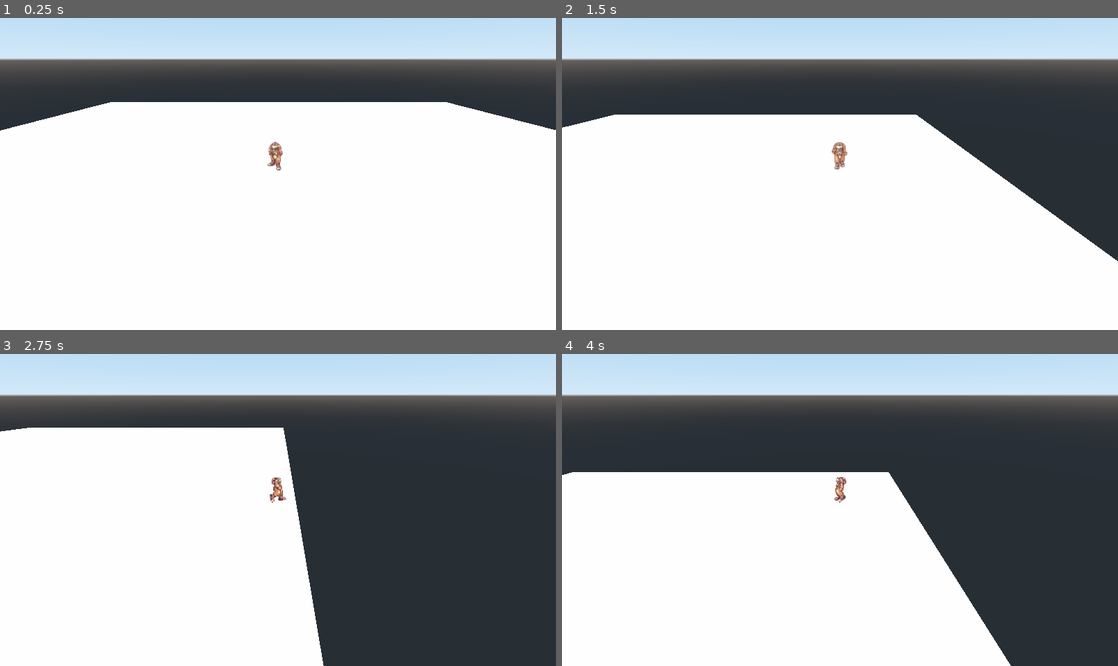
Above: before the commit, frames 1-4 (two rows, left to right).
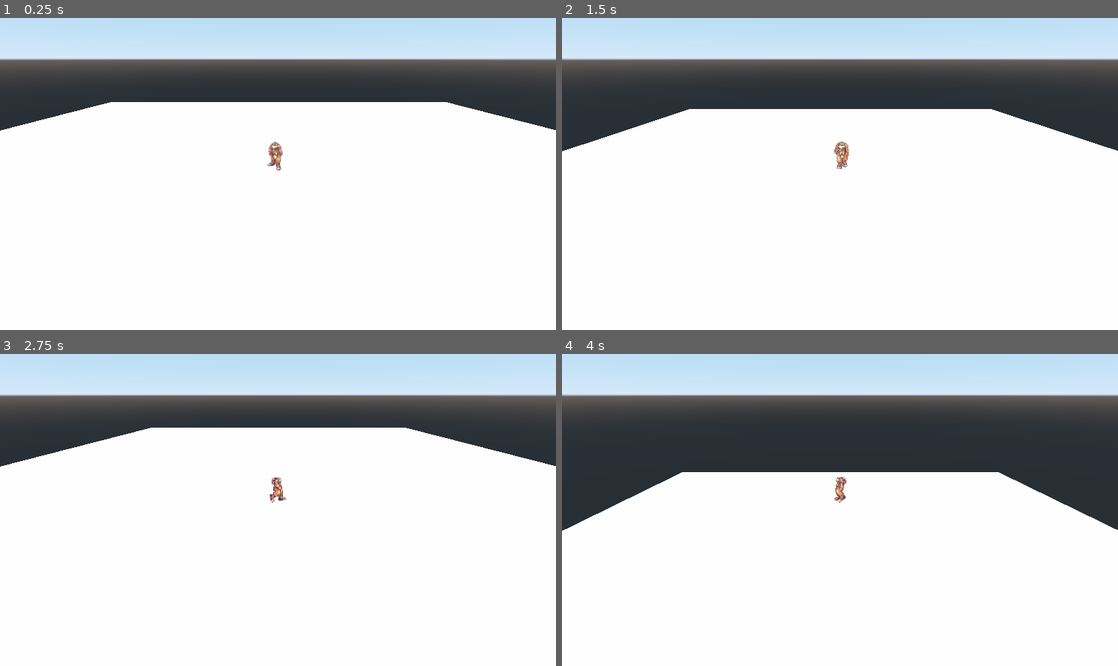
Above: after the commit, the same moments.

Repository: Tubaleviao/bolomtorok
Game: Godot game, scene res://Map.tscn
Two runs of this game, one before a commit and one after it. Both use one fixed random seed, a clock stepped at 60 frames per second and the inputs below.
Inputs (mouse positions are in pixels of both pictures, inside the frame that each line leads up to):
- Up to frame 1 (0.25 s): no input
- Up to frame 2 (1.5 s): tap Enter at 0.5 s; move the mouse to (962, 152) at 0.52 s; hold Right (ui_right) 0.53-1.28 s; hold Ctrl (ctrl) 0.53-1.28 s; click (962, 152) at 0.67 s; tap Space (jump) at 0.77 s; move the mouse to (728, 183) at 1.27 s; hold Down (ui_down) from 1.28 s (still down); tap Ctrl (ctrl) at 1.35 s; click (728, 183) at 1.42 s
- Up to frame 3 (2.75 s): tap Space (jump) at 1.52 s; move the mouse to (333, 432) at 2.02 s; release Down (ui_down) at 2.03 s; hold Right (ui_right) from 2.03 s (still down); hold Ctrl (ctrl) from 2.03 s (still down); click (333, 432) at 2.17 s
- Up to frame 4 (4 s): move the mouse to (812, 569) at 2.77 s; release Right (ui_right) at 2.78 s; release Ctrl (ctrl) at 2.78 s; hold Up (ui_up) 2.78-3.53 s; tap Ctrl (ctrl) at 2.85 s; click (812, 569) at 2.92 s; tap Space (jump) at 3.02, 3.77 s; move the mouse to (1006, 553) at 3.52 s; hold Left (ui_left) from 3.53 s (still down); hold Ctrl (ctrl) from 3.53 s (still down); click (1006, 553) at 3.67 s

The runs differ from the first frame. In frame 2, 9.6% of the frame differs, in the area x 0-100%, y 29-78%; in frame 3, 35%, in the area x 0-100%, y 23-100%; in frame 4, 19%.

Commit message:
Working walking directions depending on camera position

Diff:
--- a/Map.tscn
+++ b/Map.tscn
@@ -1,7 +1,7 @@
 [gd_scene load_steps=43 format=2]
 
 [ext_resource path="res://Player/Player.tscn" type="PackedScene" id=1]
-[ext_resource path="res://Sprites/novice.png" type="Texture" id=2]
+[ext_resource path="res://python/classes/M_Novice_noBG.png" type="Texture" id=2]
 [ext_resource path="res://Sprites/Left_moviment.png" type="Texture" id=3]
 [ext_resource path="res://Sprites/Right_moviment2.png" type="Texture" id=4]
 [ext_resource path="res://Sprites/Back_Moviment_Correct.png" type="Texture" id=5]
@@ -18,169 +18,169 @@
 
 [sub_resource type="AtlasTexture" id=4]
 flags = 4
-atlas = ExtResource( 5 )
+atlas = ExtResource( 2 )
+region = Rect2( 0, 85, 73, 85 )
+
+[sub_resource type="AtlasTexture" id=5]
+flags = 4
+atlas = ExtResource( 2 )
+region = Rect2( 73, 85, 73, 85 )
+
+[sub_resource type="AtlasTexture" id=6]
+flags = 4
+atlas = ExtResource( 2 )
+region = Rect2( 146, 85, 73, 85 )
+
+[sub_resource type="AtlasTexture" id=7]
+flags = 4
+atlas = ExtResource( 2 )
+region = Rect2( 219, 85, 73, 85 )
+
+[sub_resource type="AtlasTexture" id=8]
+flags = 4
+atlas = ExtResource( 2 )
+region = Rect2( 292, 85, 73, 85 )
+
+[sub_resource type="AtlasTexture" id=9]
+flags = 4
+atlas = ExtResource( 2 )
+region = Rect2( 365, 85, 73, 85 )
+
+[sub_resource type="AtlasTexture" id=10]
+flags = 4
+atlas = ExtResource( 2 )
+region = Rect2( 438, 85, 73, 85 )
+
+[sub_resource type="AtlasTexture" id=11]
+flags = 4
+atlas = ExtResource( 2 )
+region = Rect2( 511, 85, 73, 85 )
+
+[sub_resource type="AtlasTexture" id=12]
+flags = 4
+atlas = ExtResource( 3 )
 region = Rect2( 0, 0, 56, 80 )
 
-[sub_resource type="AtlasTexture" id=5]
-flags = 4
-atlas = ExtResource( 5 )
+[sub_resource type="AtlasTexture" id=13]
+flags = 4
+atlas = ExtResource( 3 )
 region = Rect2( 56, 0, 56, 80 )
 
-[sub_resource type="AtlasTexture" id=6]
-flags = 4
-atlas = ExtResource( 5 )
+[sub_resource type="AtlasTexture" id=14]
+flags = 4
+atlas = ExtResource( 3 )
 region = Rect2( 112, 0, 56, 80 )
 
-[sub_resource type="AtlasTexture" id=7]
-flags = 4
-atlas = ExtResource( 5 )
+[sub_resource type="AtlasTexture" id=15]
+flags = 4
+atlas = ExtResource( 3 )
 region = Rect2( 168, 0, 56, 80 )
 
-[sub_resource type="AtlasTexture" id=8]
-flags = 4
-atlas = ExtResource( 5 )
+[sub_resource type="AtlasTexture" id=16]
+flags = 4
+atlas = ExtResource( 3 )
 region = Rect2( 224, 0, 56, 80 )
 
-[sub_resource type="AtlasTexture" id=9]
-flags = 4
-atlas = ExtResource( 5 )
+[sub_resource type="AtlasTexture" id=17]
+flags = 4
+atlas = ExtResource( 3 )
 region = Rect2( 280, 0, 56, 80 )
 
-[sub_resource type="AtlasTexture" id=10]
-flags = 4
-atlas = ExtResource( 5 )
+[sub_resource type="AtlasTexture" id=18]
+flags = 4
+atlas = ExtResource( 3 )
 region = Rect2( 336, 0, 56, 80 )
 
-[sub_resource type="AtlasTexture" id=11]
-flags = 4
-atlas = ExtResource( 5 )
+[sub_resource type="AtlasTexture" id=19]
+flags = 4
+atlas = ExtResource( 3 )
 region = Rect2( 392, 0, 56, 80 )
 
-[sub_resource type="AtlasTexture" id=12]
-flags = 4
-atlas = ExtResource( 3 )
+[sub_resource type="AtlasTexture" id=20]
+flags = 4
+atlas = ExtResource( 4 )
 region = Rect2( 0, 0, 56, 80 )
 
-[sub_resource type="AtlasTexture" id=13]
-flags = 4
-atlas = ExtResource( 3 )
+[sub_resource type="AtlasTexture" id=21]
+flags = 4
+atlas = ExtResource( 4 )
+region = Rect2( 336, 0, 56, 80 )
+
+[sub_resource type="AtlasTexture" id=22]
+flags = 4
+atlas = ExtResource( 4 )
+region = Rect2( 280, 0, 56, 80 )
+
+[sub_resource type="AtlasTexture" id=23]
+flags = 4
+atlas = ExtResource( 4 )
+region = Rect2( 224, 0, 56, 80 )
+
+[sub_resource type="AtlasTexture" id=24]
+flags = 4
+atlas = ExtResource( 4 )
+region = Rect2( 168, 0, 56, 80 )
+
+[sub_resource type="AtlasTexture" id=25]
+flags = 4
+atlas = ExtResource( 4 )
+region = Rect2( 112, 0, 56, 80 )
+
+[sub_resource type="AtlasTexture" id=26]
+flags = 4
+atlas = ExtResource( 4 )
 region = Rect2( 56, 0, 56, 80 )
 
-[sub_resource type="AtlasTexture" id=14]
-flags = 4
-atlas = ExtResource( 3 )
+[sub_resource type="AtlasTexture" id=27]
+flags = 4
+atlas = ExtResource( 4 )
+region = Rect2( 392, 0, 56, 80 )
+
+[sub_resource type="AtlasTexture" id=28]
+flags = 4
+atlas = ExtResource( 5 )
+region = Rect2( 0, 0, 56, 80 )
+
+[sub_resource type="AtlasTexture" id=29]
+flags = 4
+atlas = ExtResource( 5 )
+region = Rect2( 56, 0, 56, 80 )
+
+[sub_resource type="AtlasTexture" id=30]
+flags = 4
+atlas = ExtResource( 5 )
 region = Rect2( 112, 0, 56, 80 )
 
-[sub_resource type="AtlasTexture" id=15]
-flags = 4
-atlas = ExtResource( 3 )
+[sub_resource type="AtlasTexture" id=31]
+flags = 4
+atlas = ExtResource( 5 )
 region = Rect2( 168, 0, 56, 80 )
 
-[sub_resource type="AtlasTexture" id=16]
-flags = 4
-atlas = ExtResource( 3 )
+[sub_resource type="AtlasTexture" id=32]
+flags = 4
+atlas = ExtResource( 5 )
 region = Rect2( 224, 0, 56, 80 )
 
-[sub_resource type="AtlasTexture" id=17]
-flags = 4
-atlas = ExtResource( 3 )
+[sub_resource type="AtlasTexture" id=33]
+flags = 4
+atlas = ExtResource( 5 )
 region = Rect2( 280, 0, 56, 80 )
 
-[sub_resource type="AtlasTexture" id=18]
-flags = 4
-atlas = ExtResource( 3 )
+[sub_resource type="AtlasTexture" id=34]
+flags = 4
+atlas = ExtResource( 5 )
 region = Rect2( 336, 0, 56, 80 )
 
-[sub_resource type="AtlasTexture" id=19]
-flags = 4
-atlas = ExtResource( 3 )
-region = Rect2( 392, 0, 56, 80 )
-
-[sub_resource type="AtlasTexture" id=20]
-flags = 23
-atlas = ExtResource( 2 )
-region = Rect2( 0, 100, 90, 100 )
-
-[sub_resource type="AtlasTexture" id=21]
-flags = 23
-atlas = ExtResource( 2 )
-region = Rect2( 90, 100, 90, 100 )
-
-[sub_resource type="AtlasTexture" id=22]
-flags = 23
-atlas = ExtResource( 2 )
-region = Rect2( 180, 100, 90, 100 )
-
-[sub_resource type="AtlasTexture" id=23]
-flags = 23
-atlas = ExtResource( 2 )
-region = Rect2( 270, 100, 90, 100 )
-
-[sub_resource type="AtlasTexture" id=24]
-flags = 23
-atlas = ExtResource( 2 )
-region = Rect2( 360, 100, 90, 100 )
-
-[sub_resource type="AtlasTexture" id=25]
-flags = 23
-atlas = ExtResource( 2 )
-region = Rect2( 450, 100, 90, 100 )
-
-[sub_resource type="AtlasTexture" id=26]
-flags = 23
-atlas = ExtResource( 2 )
-region = Rect2( 540, 100, 90, 100 )
-
-[sub_resource type="AtlasTexture" id=27]
-flags = 23
-atlas = ExtResource( 2 )
-region = Rect2( 630, 100, 90, 100 )
-
-[sub_resource type="AtlasTexture" id=28]
-flags = 4
-atlas = ExtResource( 4 )
-region = Rect2( 0, 0, 56, 80 )
-
-[sub_resource type="AtlasTexture" id=29]
-flags = 4
-atlas = ExtResource( 4 )
-region = Rect2( 336, 0, 56, 80 )
-
-[sub_resource type="AtlasTexture" id=30]
-flags = 4
-atlas = ExtResource( 4 )
-region = Rect2( 280, 0, 56, 80 )
-
-[sub_resource type="AtlasTexture" id=31]
-flags = 4
-atlas = ExtResource( 4 )
-region = Rect2( 224, 0, 56, 80 )
-
-[sub_resource type="AtlasTexture" id=32]
-flags = 4
-atlas = ExtResource( 4 )
-region = Rect2( 168, 0, 56, 80 )
-
-[sub_resource type="AtlasTexture" id=33]
-flags = 4
-atlas = ExtResource( 4 )
-region = Rect2( 112, 0, 56, 80 )
-
-[sub_resource type="AtlasTexture" id=34]
-flags = 4
-atlas = ExtResource( 4 )
-region = Rect2( 56, 0, 56, 80 )
-
 [sub_resource type="AtlasTexture" id=35]
 flags = 4
-atlas = ExtResource( 4 )
+atlas = ExtResource( 5 )
 region = Rect2( 392, 0, 56, 80 )
 
 [sub_resource type="SpriteFrames" id=36]
 animations = [ {
 "frames": [ SubResource( 4 ), SubResource( 5 ), SubResource( 6 ), SubResource( 7 ), SubResource( 8 ), SubResource( 9 ), SubResource( 10 ), SubResource( 11 ) ],
 "loop": true,
-"name": "back-walk",
+"name": "front-walk",
 "speed": 30.0
 }, {
 "frames": [ SubResource( 12 ), SubResource( 13 ), SubResource( 14 ), SubResource( 15 ), SubResource( 16 ), SubResource( 17 ), SubResource( 18 ), SubResource( 19 ) ],
@@ -190,12 +190,12 @@
 }, {
 "frames": [ SubResource( 20 ), SubResource( 21 ), SubResource( 22 ), SubResource( 23 ), SubResource( 24 ), SubResource( 25 ), SubResource( 26 ), SubResource( 27 ) ],
 "loop": true,
-"name": "front-walk",
+"name": "right-walk",
 "speed": 30.0
 }, {
 "frames": [ SubResource( 28 ), SubResource( 29 ), SubResource( 30 ), SubResource( 31 ), SubResource( 32 ), SubResource( 33 ), SubResource( 34 ), SubResource( 35 ) ],
 "loop": true,
-"name": "right-walk",
+"name": "back-walk",
 "speed": 30.0
 } ]
 
@@ -216,22 +216,22 @@
 [node name="KinematicBody" parent="." instance=ExtResource( 1 )]
 transform = Transform( 1, 0, 0, 0, 1, 0, 0, 0, 1, 0, 0.27481, 0 )
 
+[node name="AnimatedSprite3D" parent="KinematicBody/Position3D" index="0"]
+transform = Transform( 1, 0, 0, 0, 1, 0, 0, 0, 1, 0, 0.074939, 0 )
+visible = false
+frames = SubResource( 36 )
+
+[node name="CollisionShape" parent="KinematicBody" index="1"]
+transform = Transform( 0.328, 0, 0, 0, 0.533, 0, 0, 0, 0.436, 0, -0.191956, 0 )
+
+[node name="Node2D" parent="KinematicBody" index="2"]
+position = Vector2( 307, 136 )
+
 [node name="Sprite3D" type="Sprite3D" parent="KinematicBody"]
 texture = ExtResource( 6 )
 hframes = 8
 region_rect = Rect2( -25.0702, -22.772, 736.329, 130.142 )
 
-[node name="AnimatedSprite3D" parent="KinematicBody/Position3D" index="0"]
-transform = Transform( 1, 0, 0, 0, 1, 0, 0, 0, 1, 0, 0.074939, 0 )
-visible = false
-frames = SubResource( 36 )
-
-[node name="CollisionShape" parent="KinematicBody" index="2"]
-transform = Transform( 0.328, 0, 0, 0, 0.533, 0, 0, 0, 0.436, 0, -0.191956, 0 )
-
-[node name="Node2D" parent="KinematicBody" index="3"]
-position = Vector2( 307, 136 )
-
 [node name="DirectionalLight" type="DirectionalLight" parent="."]
 transform = Transform( 1, 0, 0, 0, 0.707107, 0.707107, 0, -0.707107, 0.707107, 0, 4.66339, 6.57797 )
 
--- a/Player/KinematicBody.gd
+++ b/Player/KinematicBody.gd
@@ -1,19 +1,40 @@
 extends KinematicBody
 
-const FLOOR_NORMAL = Vector3(0.0, 1.0, 0.0)
+const FLOOR_NORMAL = Vector3(1.0, 0.0, 1.0)
 
 export var speed := 7.0
 export var gravity := 30.0
 export var jump_force := 12.0
 
 onready var idle = preload("res://Sprites/idle.png")
+onready var horizontally = get_node("Position3D/AnimatedSprite3D/Rotate/Horizontally") as Spatial
+
 
 var velocity_y := 0.0
 
 func _physics_process(delta: float) -> void:
+	var x
+	var y
+	var spins = fmod(horizontally.get_rotation().y, 6.28) / 6.28
+	var quarterspin = fmod(horizontally.get_rotation().y, 1.57) / 1.57
+	if spins < 0.25:
+		x = Input.get_action_strength("ui_right") - Input.get_action_strength("ui_left")
+		x *= quarterspin
+	elif spins < 0.5:
+		x = Input.get_action_strength("ui_right") - Input.get_action_strength("ui_left")
+		x *= 1 / quarterspin
+	elif spins < 0.75:
+		x = Input.get_action_strength("ui_right") - Input.get_action_strength("ui_left")
+		x *= quarterspin
+	else:
+		x = Input.get_action_strength("ui_right") - Input.get_action_strength("ui_left")
+		x *= 1 / quarterspin
+
 	var direction_ground := Vector2(
-		Input.get_action_strength("ui_right") - Input.get_action_strength("ui_left"),
+		x,
 		Input.get_action_strength("ui_down") - Input.get_action_strength("ui_up")).normalized()
+
+#	print(direction_ground)
 
 	if not is_on_floor():
 		velocity_y -= gravity * delta
--- a/Player/Rotate.gd
+++ b/Player/Rotate.gd
@@ -3,6 +3,8 @@
 var panning = false
 onready var vertically = get_node("Horizontally/Vertically")
 onready var horizontally = get_node("Horizontally")
+onready var sprite = get_node("/root/Spatial/KinematicBody") as KinematicBody
+onready var posit3D = get_node("/root/Spatial/KinematicBody/Position3D") as Position3D
 var min_arm_angle = -85
 var max_arm_angle = -25
 var changing_angle = false
@@ -31,6 +33,7 @@
 				var new_y = (-event.position.x/100)+inital_pos_x
 				var new_angle = Vector3(0, new_y, 0)
 				horizontally.set_rotation(new_angle)
+				print(horizontally.get_rotation())
 	if event is InputEventMouseButton:
 		being_pressed = event.is_pressed()
 		if event.button_mask == BUTTON_RIGHT: #BUTTON_WHEEL_DOWN:
Binary file added: python/classes/M_Novice_noBG.png
Not shown, added: python/classes/M_Novice_noBG.png.import
